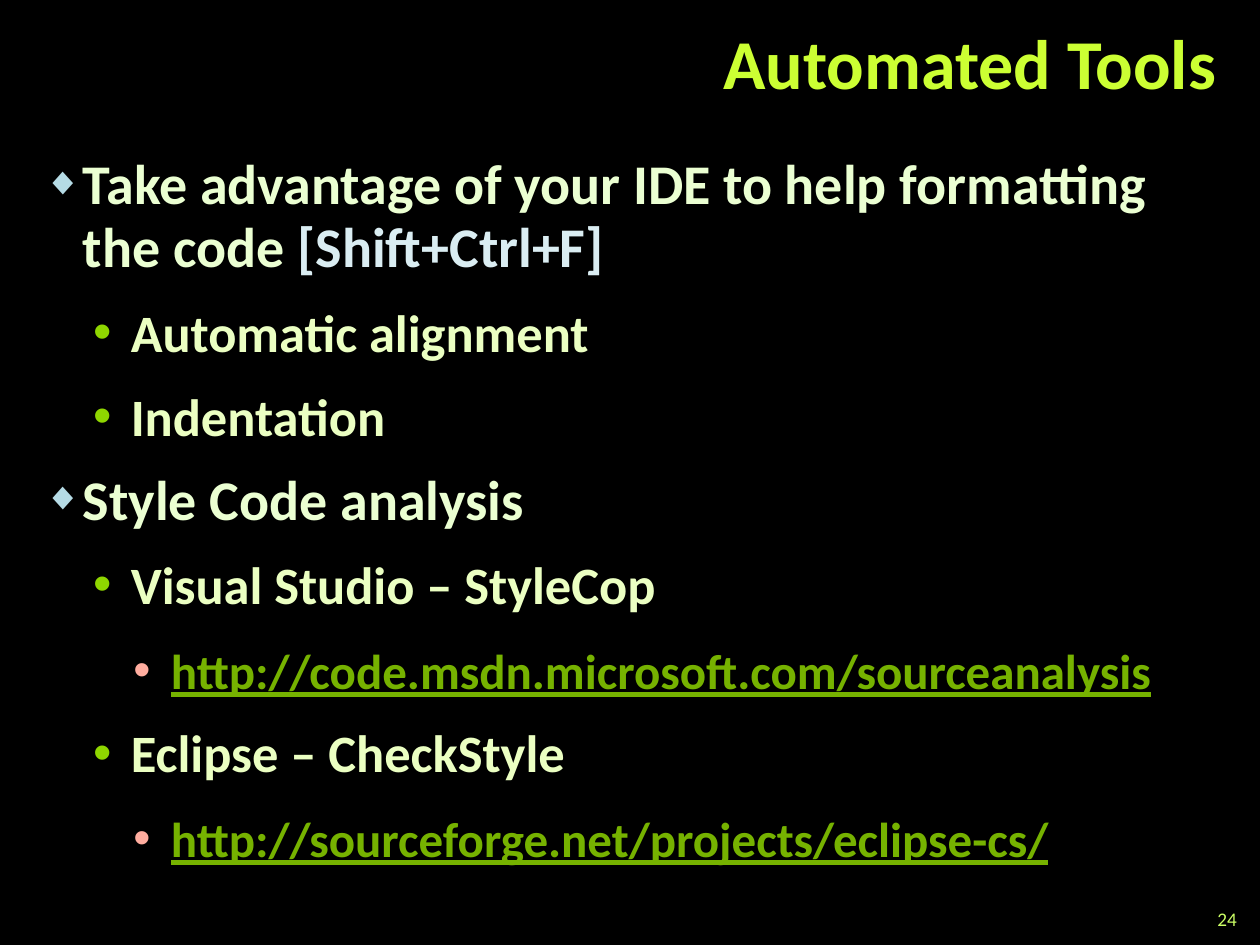
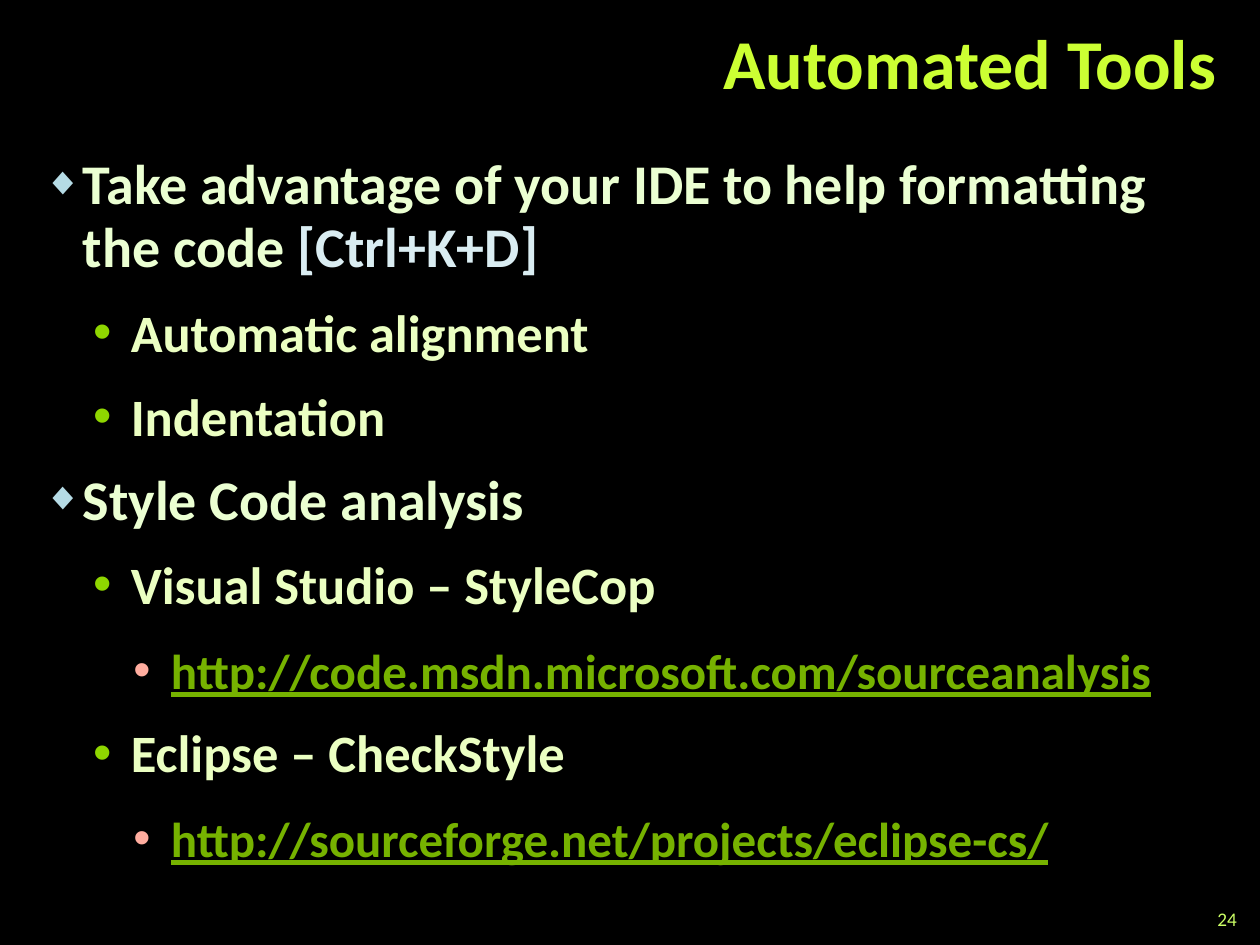
Before and after one commit to NikolayGenov/TelerikAcademy, a slide deck: slide 24 of QA/Lectures/2. Code Formatting.pptx. Drawn at 1260x945 pixels with LibreOffice and Linux fonts; fonts in the diff are those of the drawing; background and template pictures are left out. Boxes give left, top, right and bottom in pixels: in the first picture for what was removed or moved away, otherwise in the second. Text is boxed around its words. In the diff, an @@ line names an element or a change of style, - is before the commit and + after.

```diff
--- a/QA/Lectures/2. Code Formatting.pptx
+++ b/QA/Lectures/2. Code Formatting.pptx
@@ text at [83, 164, 1146, 276]: text changed @@
-◆ Take advantage of your IDE to help formatting the code [Shift+Ctrl+F]
+◆ Take advantage of your IDE to help formatting the code [Ctrl+K+D]
```
Also in this commit, not shown: 3 other slides changed, 19 other files.
